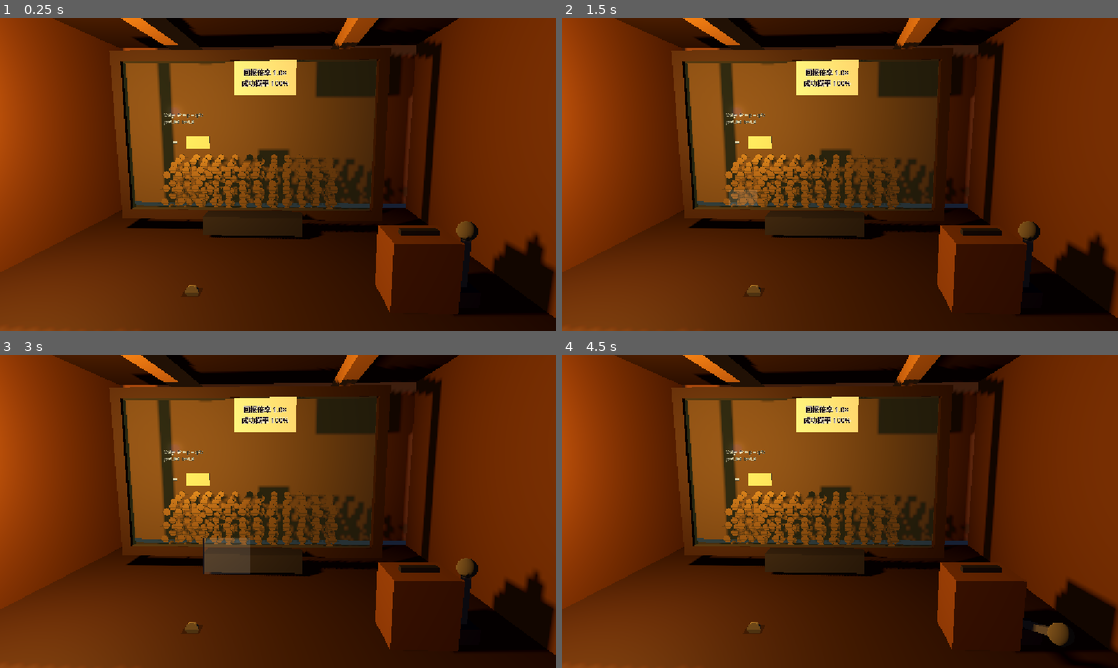
Above: before the commit, frames 1-4 (two rows, left to right).
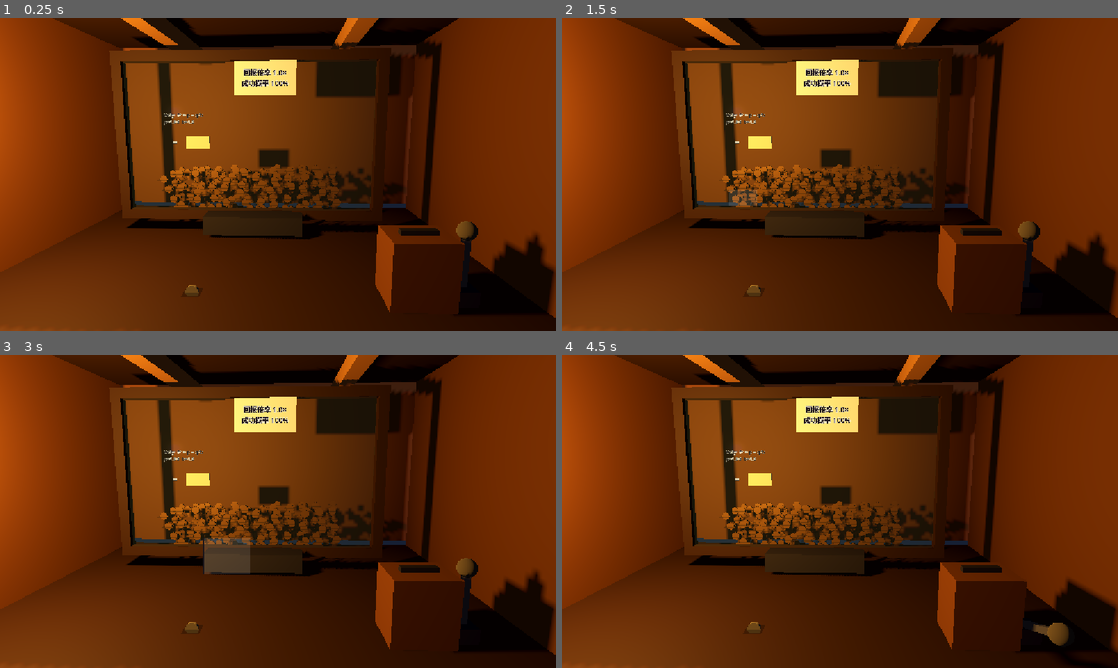
Above: after the commit, the same moments.

Repository: FFFpr/Ember-in-the-Night
Game: Godot game, scene res://art_style_demo/07_kelly_room/kelly_room.tscn
The game is run twice, just before and just after one commit, with the same random seed, the same clock (stepped at 60 frames per second) and the same inputs. This scene is started directly instead of the project's main scene.
Inputs (mouse positions are in pixels of both pictures, inside the frame that each line leads up to):
- Up to frame 1 (0.25 s): no input
- Up to frame 2 (1.5 s): tap Enter at 0.5 s; move the mouse to (962, 158) at 0.52 s; press the mouse at (962, 158) at 0.53 s; release the mouse at (962, 158) at 1.25 s; tap Space at 1.25 s; drag from (728, 190) to (812, 237) at 1.27 s
- Up to frame 3 (3 s): move the mouse to (333, 442) at 2.02 s; press the mouse at (333, 442) at 2.03 s; release the mouse at (333, 442) at 2.75 s; tap Enter at 2.75 s; drag from (250, 574) to (111, 464) at 2.77 s
- Up to frame 4 (4.5 s): move the mouse to (1006, 558) at 3.52 s; press the mouse at (1006, 558) at 3.53 s; release the mouse at (1006, 558) at 4.25 s; tap Space at 4.25 s; drag from (673, 464) to (756, 433) at 4.27 s

The runs differ from the first frame. In frame 1, 3.3% of the frame differs, in the area x 28-73%, y 43-66%; in frame 2, 3.3%; in frame 3, 3.3%; in frame 4, 3.3%.

Commit message:
Scatter the Kelly-room market pile so it reads as a heap
Co-authored-by: FFFpr <FFFpr@users.noreply.github.com>

Diff:
--- a/art_style_demo/07_kelly_room/kelly_room.gd
+++ b/art_style_demo/07_kelly_room/kelly_room.gd
@@ -14,7 +14,7 @@
 const METAL_HI := Color8(232, 214, 176)
 const OUTLINE := Color8(28, 22, 26)
 const NIGHT := Color8(22, 32, 52)
-const GLASS := Color(0.55, 0.78, 0.72, 0.18)
+const GLASS := Color(0.55, 0.78, 0.72, 0.10)
 
 const DRAG_PX := 6.0
 const FLOOR_Y := 0.02
@@ -464,9 +464,9 @@
 		var row := (i / 12) % 5
 		var layer := i / 60
 		coin.position = Vector3(
-				-1.45 + float(col) * 0.20 + randf() * 0.05,
-				0.12 + float(layer) * 0.18 + float(row) * 0.04,
-				-1.62 - float(row) * 0.18 - randf() * 0.06)
+				-1.45 + float(col) * 0.20 + randf() * 0.10,
+				0.10 + float(layer) * 0.16 + randf() * 0.12,
+				-1.58 - float(row) * 0.16 - randf() * 0.12)
 		_market.add_child(coin)
 
 
